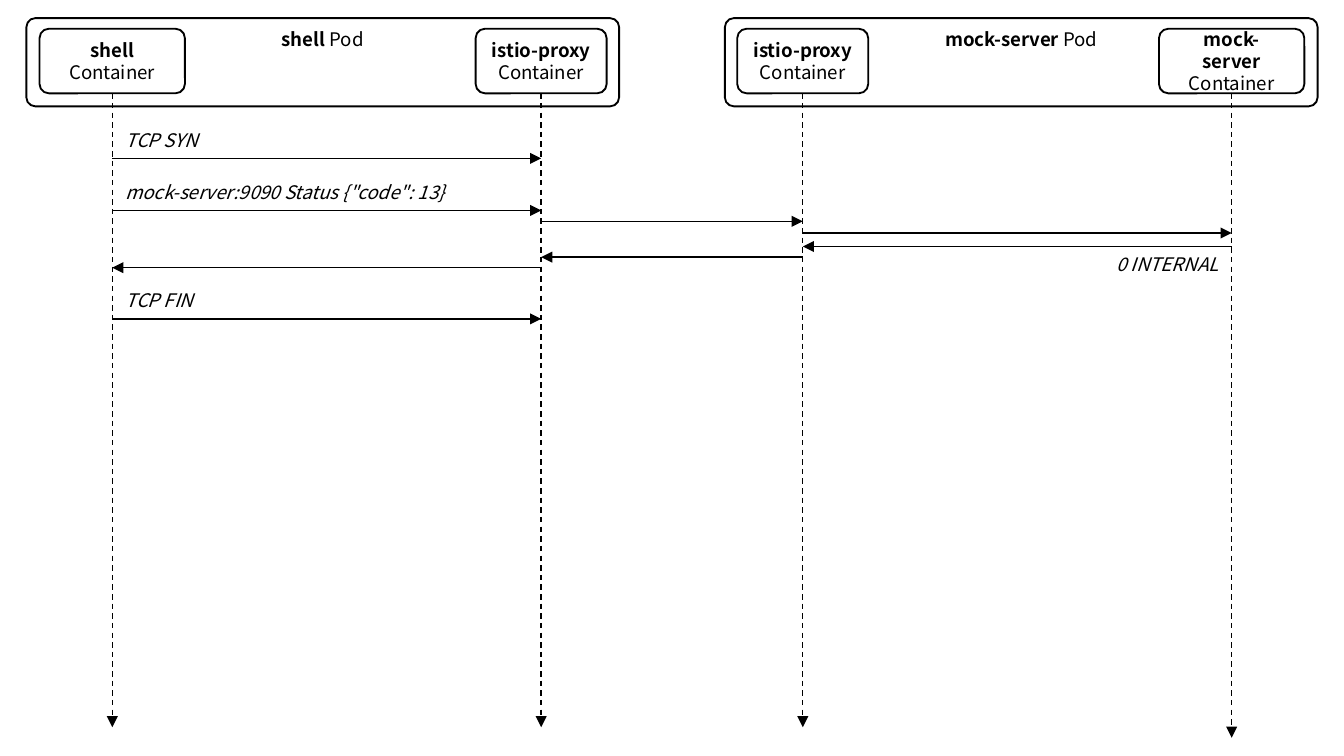
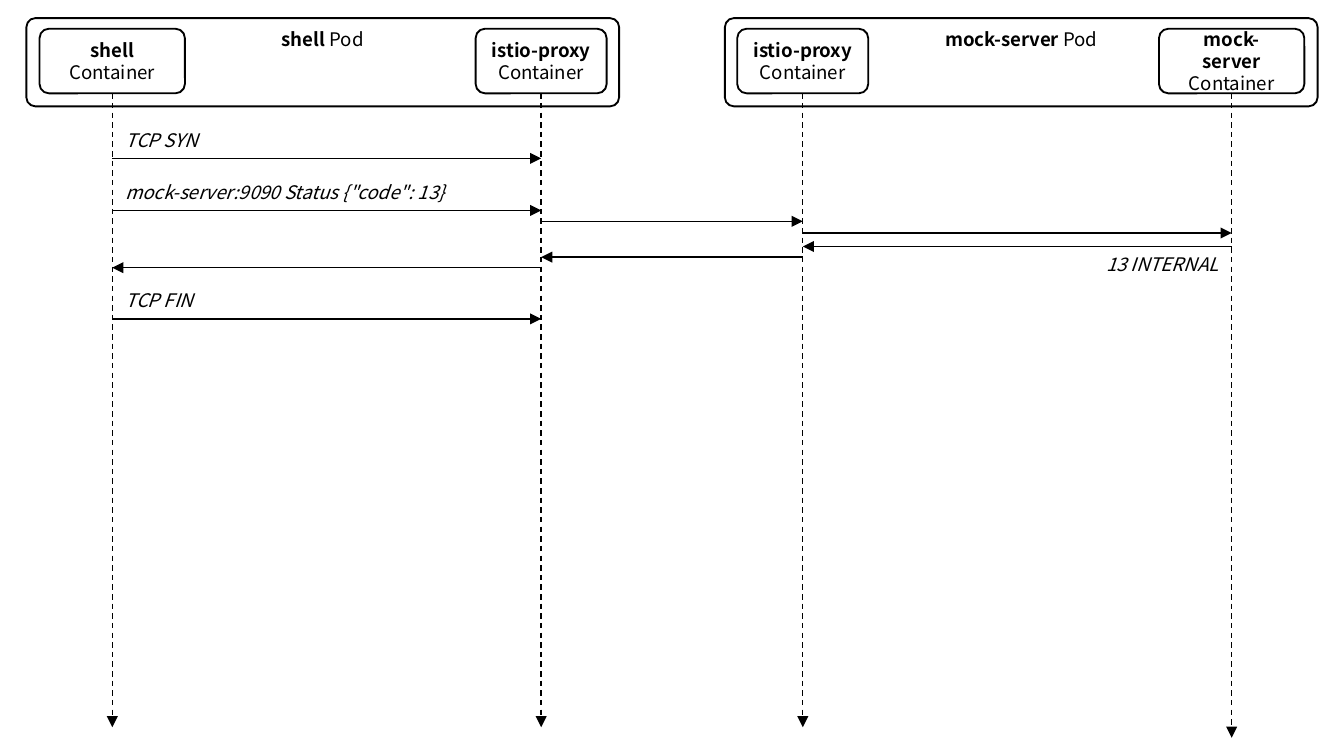
Before and after one commit to ssup2/blog-software, a slide deck: slide 17 of content/docs/theory-analysis/istio-sidecar-proxy-access-log/images/images.pptx. Drawn at 1344x756 pixels with LibreOffice and Linux fonts; fonts in the diff are those of the drawing. Boxes give left, top, right and bottom in pixels: in the first picture for what was removed or moved away, otherwise in the second. Text is boxed around its words. In the diff, an @@ line names an element or a change of style, - is before the commit and + after.

```diff
--- a/content/docs/theory-analysis/istio-sidecar-proxy-access-log/images/images.pptx
+++ b/content/docs/theory-analysis/istio-sidecar-proxy-access-log/images/images.pptx
@@ text at box(1106, 257, 1219, 272): text changed @@
-0 INTERNAL
+13 INTERNAL
```
Also in this commit, not shown: 1 other slide changed, 4 other files.
